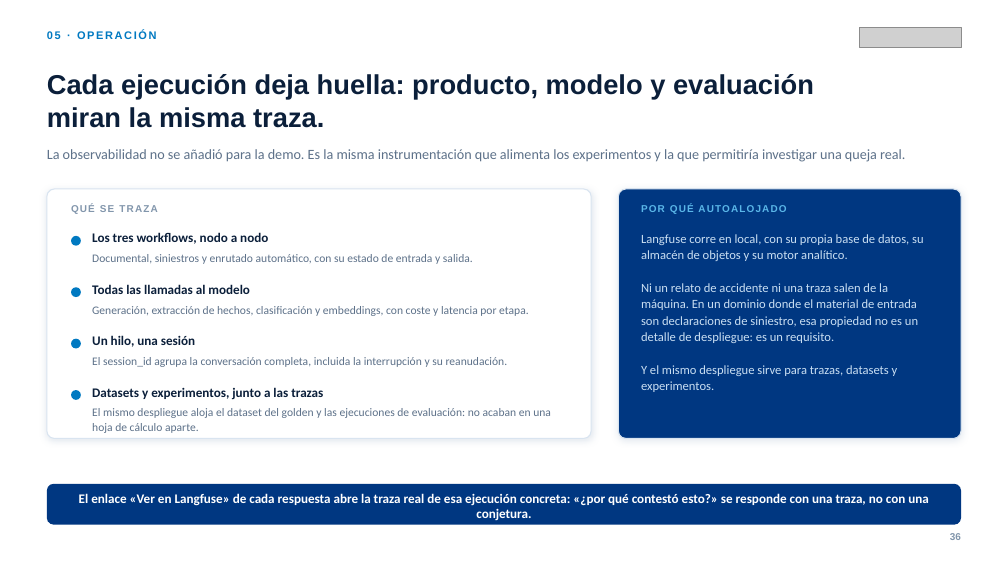
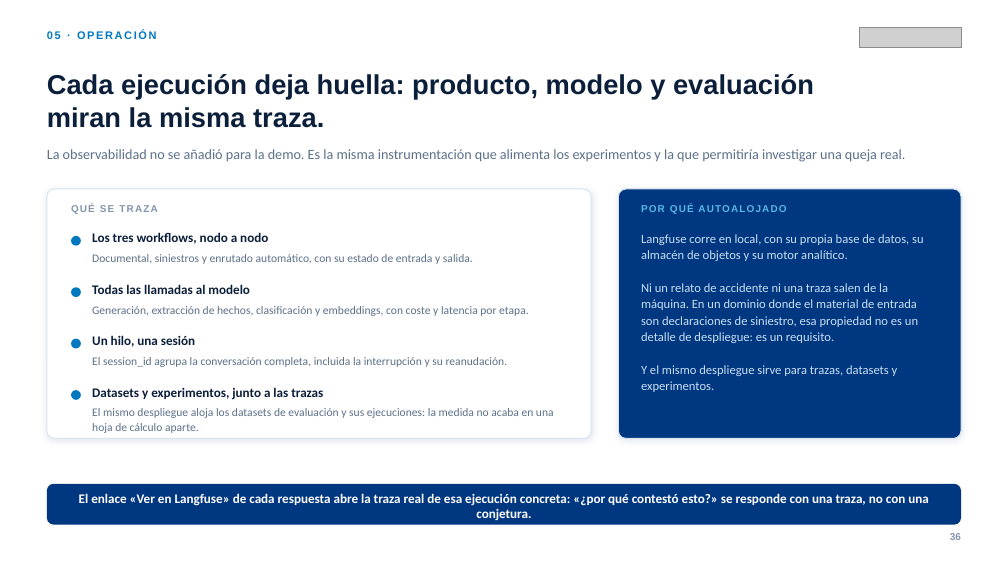
Before and after one commit to olixva/cicos-intelligence, a slide deck: slide 36 of docs/entrega/presentacion.pptx. Drawn at 1008x567 pixels with LibreOffice and Linux fonts; fonts in the diff are those of the drawing; grey boxes stand for pictures. Boxes give left, top, right and bottom in pixels: in the first picture for what was removed or moved away, otherwise in the second. Text is boxed around its words. In the diff, an @@ line names an element or a change of style, - is before the commit and + after.

```diff
--- a/docs/entrega/presentacion.pptx
+++ b/docs/entrega/presentacion.pptx
@@ text at (x1=92, y1=408, x2=554, y2=433): text changed @@
-El mismo despliegue aloja el dataset del golden y las ejecuciones de evaluación: no acaban en una hoja de cálculo aparte.
+El mismo despliegue aloja los datasets de evaluación y sus ejecuciones: la medida no acaba en una hoja de cálculo aparte.
```
Also in this commit, not shown: 5 other slides changed, 5 other files.
